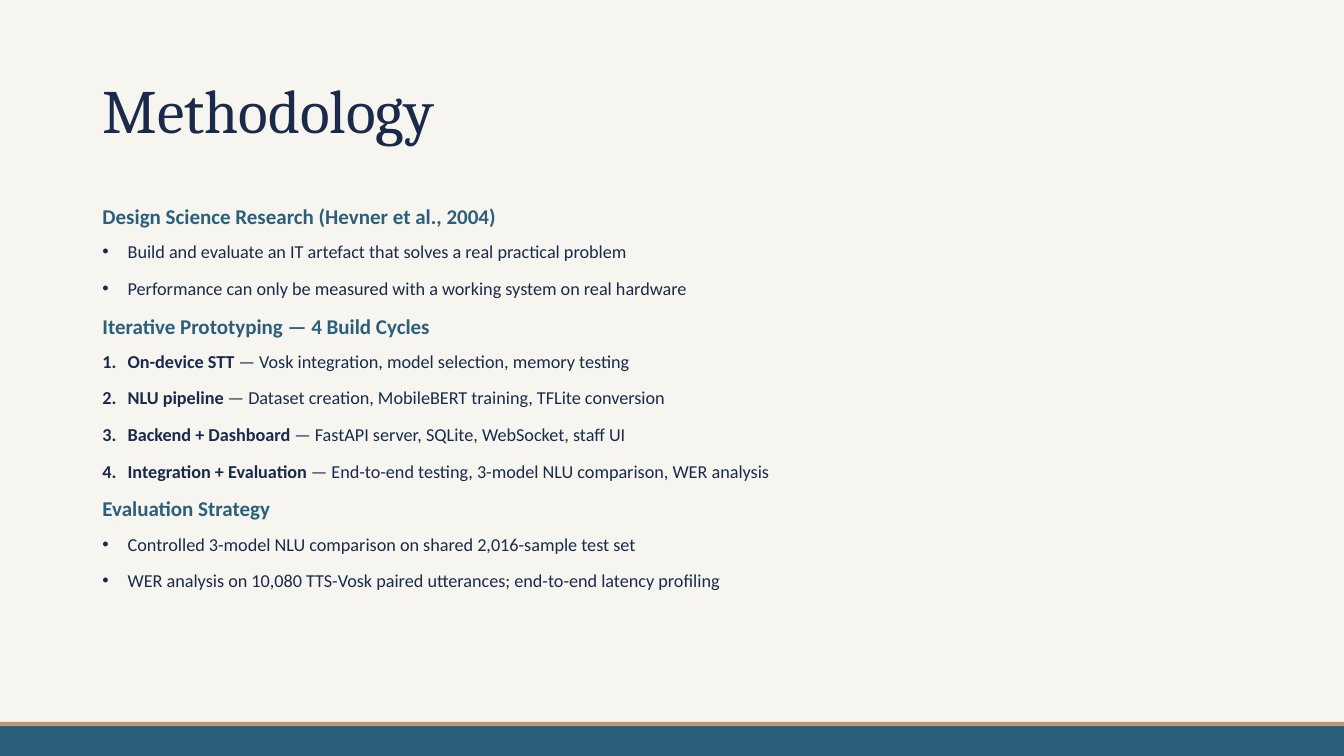
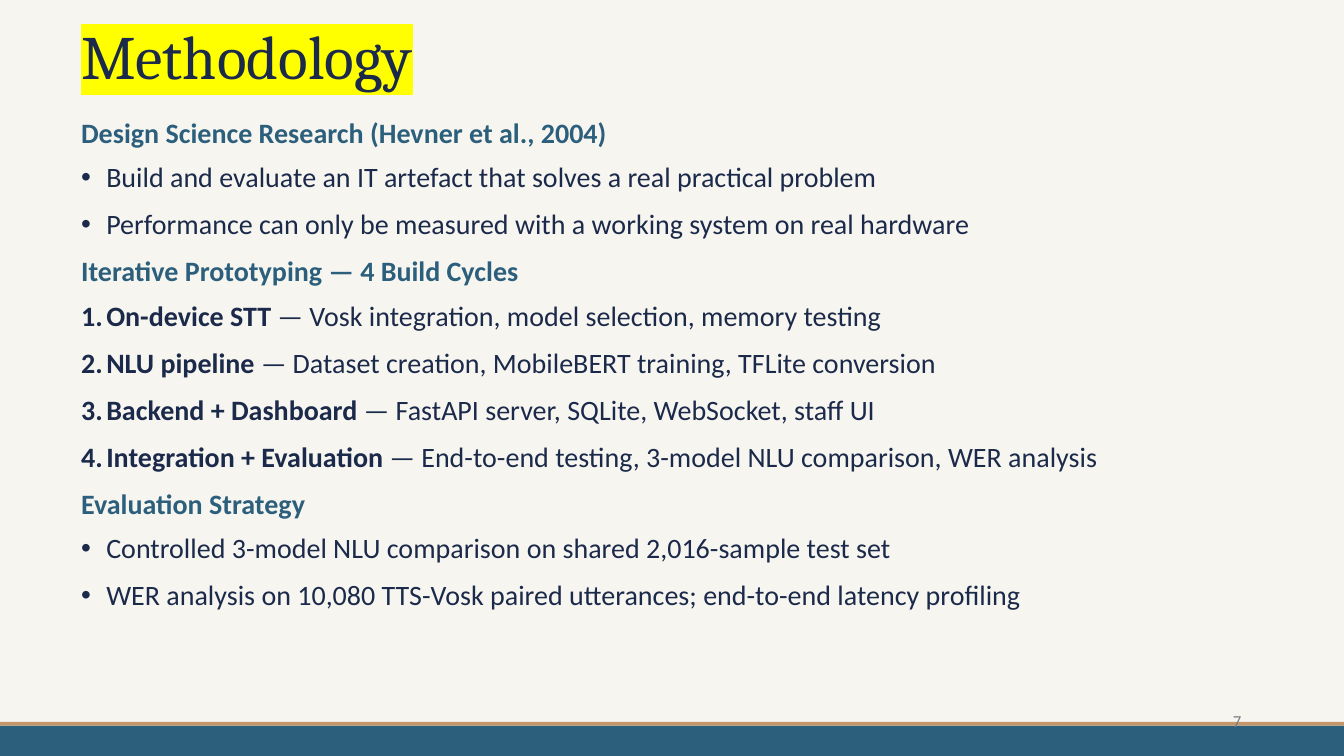
Before and after one commit to mdpw/msc-research, a slide deck: slide 7 of documents/Viva Presentation.pptx (slide 5 before the commit). Drawn at 1344x756 pixels with LibreOffice and Linux fonts; fonts in the diff are those of the drawing. Boxes give left, top, right and bottom in pixels: in the first picture for what was removed or moved away, otherwise in the second. Text is boxed around its words. In the diff, an @@ line names an element or a change of style, - is before the commit and + after.

```diff
--- a/documents/Viva Presentation.pptx
+++ b/documents/Viva Presentation.pptx
@@ title "Methodology": place and size @@
-title "Methodology" at <box>102,90,433,147</box>
+title "Methodology" at <box>81,23,412,93</box>
@@ title "Methodology" at <box>81,23,412,93</box>: highlight none to #FFFF00 @@
@@ text "Design Science Research (Hevner et ...": place and size @@
-text "Design Science Research (Hevner et ..." at <box>102,208,770,590</box>
+text "Design Science Research (Hevner et ..." at <box>81,122,1097,610</box>
@@ text "Design Science Research (Hevner et ..." at <box>81,122,1097,610</box>: size 15 to 20 pt in "Design Science Research (Hevner et al., 2004)", "Iterative Prototyping — 4 Build Cycles", "Evaluation Strategy"; size 13 to 20 pt in "Build and evaluate an IT artefact that ...", "Performance can only be measured with a ...", "On-device STT — Vosk integration, model selection, ...", "NLU pipeline — Dataset creation, MobileBERT training, ..." and 4 more places @@
@@ page number added at <box>1233,714,1241,732</box>, 12 pt, text #7A7D86 @@
+7
```
Also in this commit, not shown: 12 other slides changed, 4 slides added, 1 slide removed, 1 other file.
